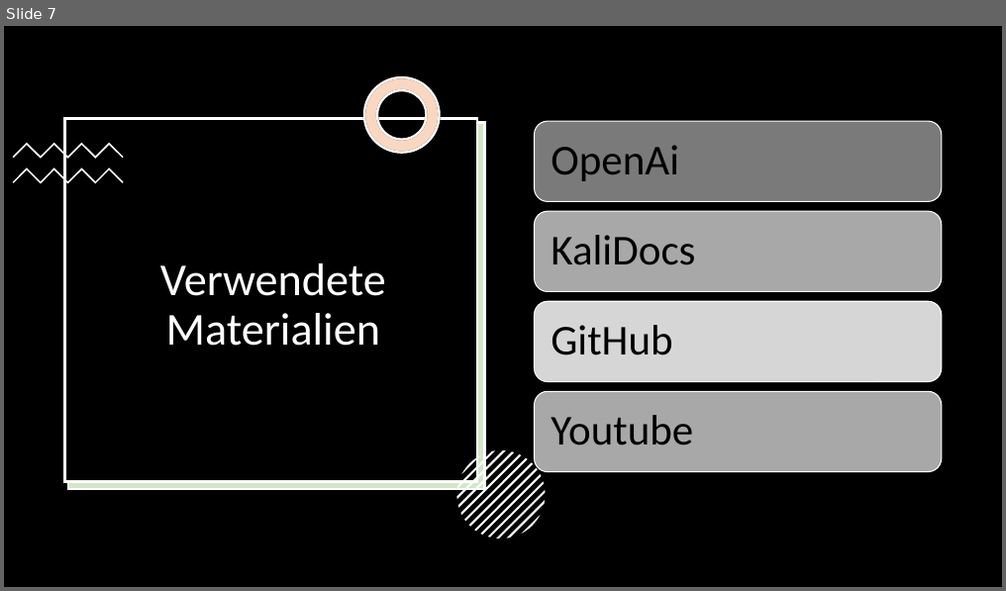
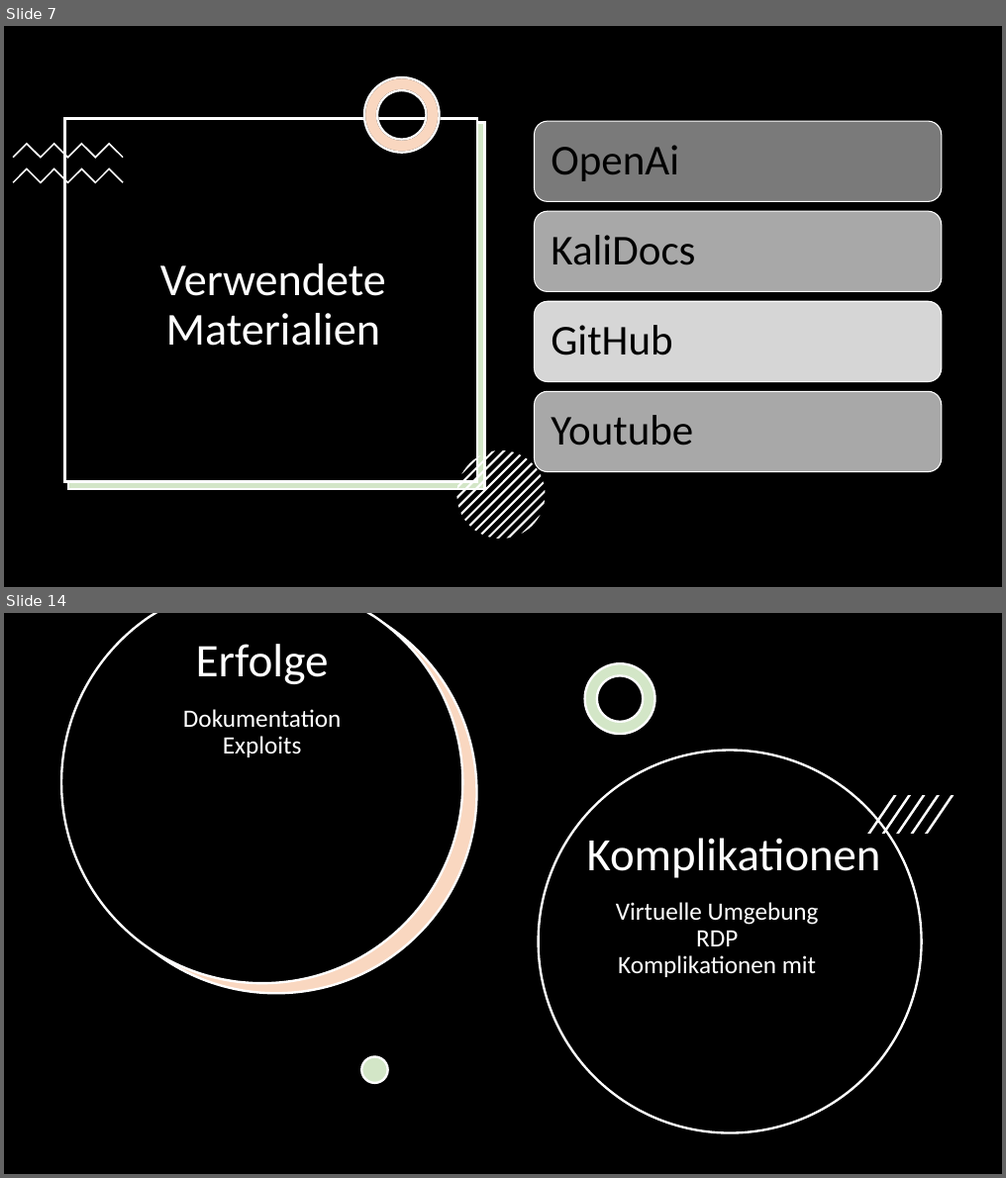
Before and after one commit to Rayleeigh/projectweek-KaliLinux-documentation, a slide deck: KaliLinuxPowerPoint.pptx. Shown one above the other, each under a label of ours: slide 7 before the commit, slides 7 and 14 after it; the slides between them are not shown. The pictures are 1006x591 and 1006x1178 pixels, drawn with LibreOffice and Linux fonts; fonts in the diff are those of the drawing. Boxes give left, top, right and bottom in pixels: in the first picture for what was removed or moved away, otherwise in the second. Text is boxed around its words. In the diff, an @@ line names an element or a change of style, - is before the commit and + after.

```diff
--- a/KaliLinuxPowerPoint.pptx
+++ b/KaliLinuxPowerPoint.pptx
@@ slide 14 added at (x1=4, y1=613, x2=1002, y2=1174), background #FFFFFF @@
@@ rectangle added at (x1=4, y1=613, x2=1002, y2=1174), fill #000000 @@
@@ freeform shape added at (x1=61, y1=613, x2=463, y2=983), fill #000000, outline #FFFFFF 2.25 pt @@
@@ freeform shape added at (x1=75, y1=613, x2=476, y2=993), fill #FFFFFF @@
@@ freeform shape added at (x1=75, y1=613, x2=476, y2=993), fill #ED7D31 at 30% opacity, outline #FFFFFF 2.25 pt @@
@@ text added at (x1=196, y1=644, x2=329, y2=684), 45 pt, text #FFFFFF @@
+Erfolge
@@ freeform shape added at (x1=585, y1=663, x2=655, y2=735), fill #FFFFFF @@
@@ freeform shape added at (x1=585, y1=663, x2=655, y2=735), fill #70AD47 at 30% opacity, outline #FFFFFF 2.25 pt @@
@@ title added at (x1=183, y1=709, x2=341, y2=758), 24 pt, text #FFFFFF @@
+Dokumentation
+Exploits
@@ ellipse added at (x1=539, y1=750, x2=922, y2=1134), outline #FFFFFF 2.25 pt @@
@@ group added at (x1=868, y1=796, x2=954, y2=834): 5 freeform shapes @@
@@ text added at (x1=587, y1=832, x2=881, y2=878), 44.5 pt, text #FFFFFF @@
+Komplikationen
@@ text added at (x1=616, y1=902, x2=819, y2=977), 24 pt, text #FFFFFF @@
+Virtuelle Umgebung
+RDP
+Komplikationen mit
@@ ellipse added at (x1=361, y1=1057, x2=388, y2=1083), fill #FFFFFF @@
@@ ellipse added at (x1=361, y1=1057, x2=388, y2=1083), fill #70AD47 at 30% opacity, outline #FFFFFF 2.25 pt @@
```
Also in this commit, not shown: 3 slides changed, 6 other slides added.
